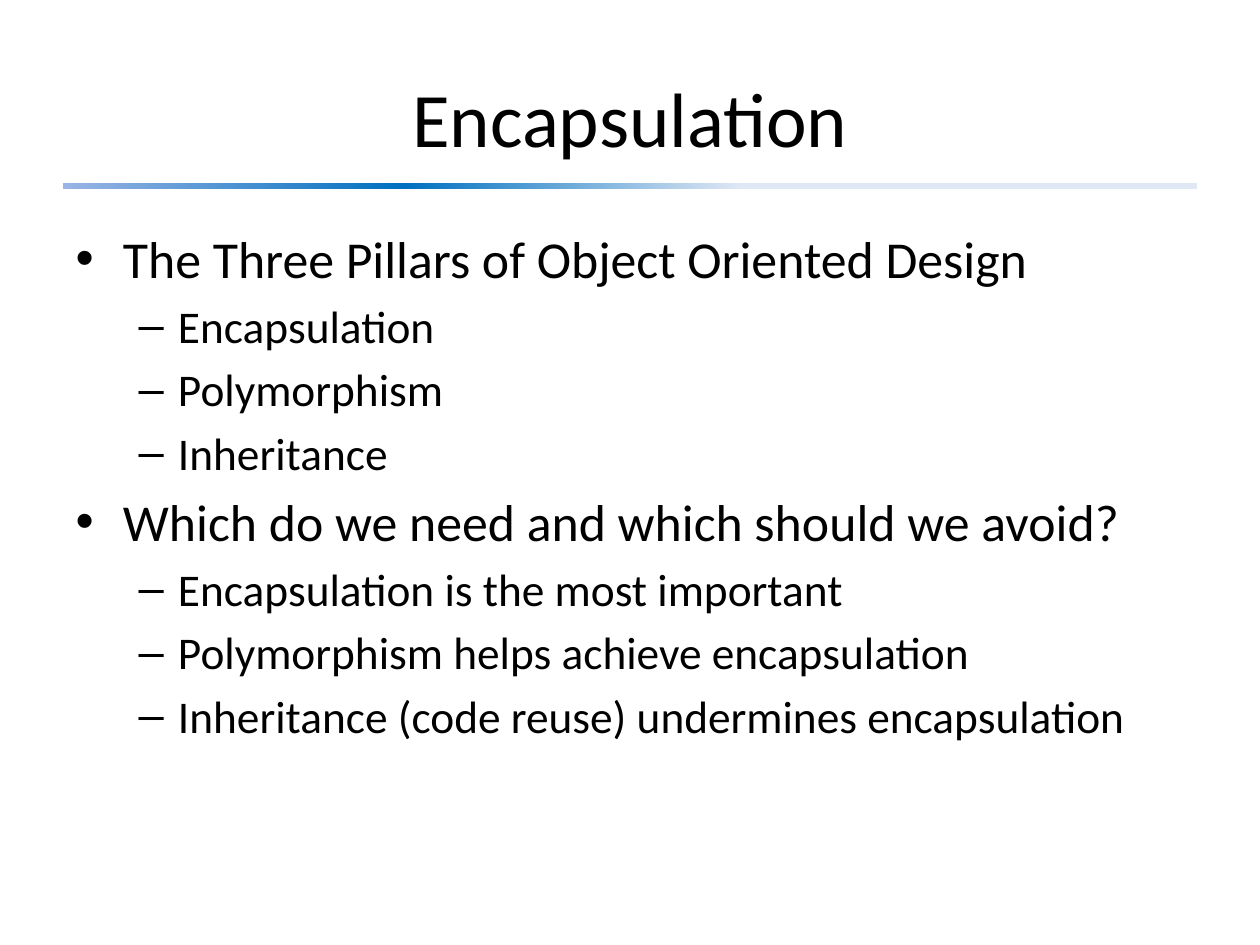
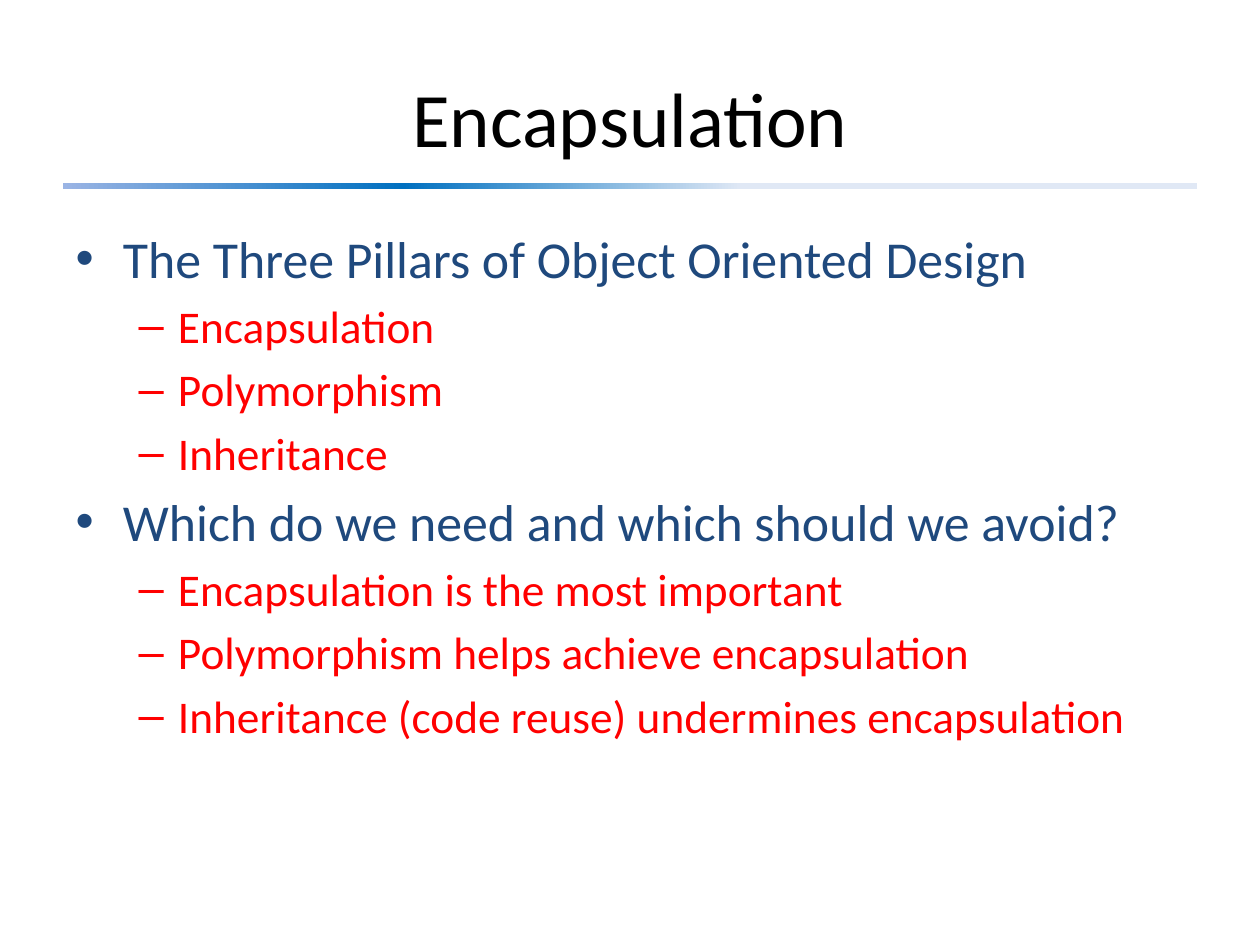
Before and after one commit to david-sackstein/solid-c-cpp, a slide deck: slide 15 of Module 1 - Principles You Need to Know.pptx (slide 14 before the commit). Drawn at 1260x945 pixels with LibreOffice and Linux fonts; fonts in the diff are those of the drawing. Boxes give left, top, right and bottom in pixels: in the first picture for what was removed or moved away, otherwise in the second. Text is boxed around its words. In the diff, an @@ line names an element or a change of style, - is before the commit and + after.

```diff
--- a/Module 1 - Principles You Need to Know.pptx
+++ b/Module 1 - Principles You Need to Know.pptx
@@ text "The Three Pillars of Object ..." at box(123, 242, 1124, 741): text colour #000000 to #1F497D in "The Three Pillars of Object Oriented Design", "Which do we need and which should ..."; text colour #000000 to #FF0000 in "Encapsulation", "Polymorphism", "Inheritance", "Encapsulation is the most important" and 2 more places @@
```
Also in this commit, not shown: 8 other slides changed, 1 slide added, 3 other files.
